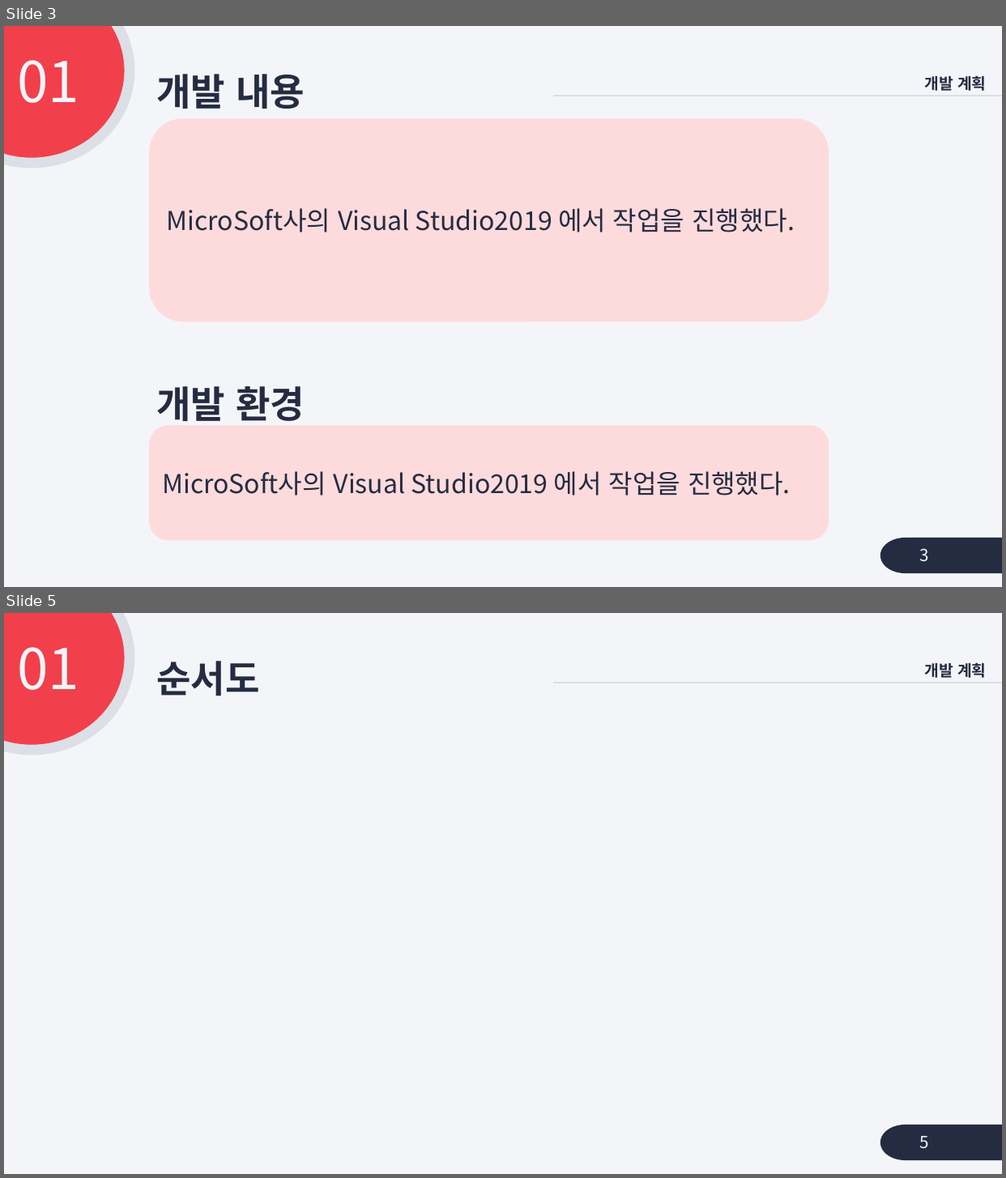
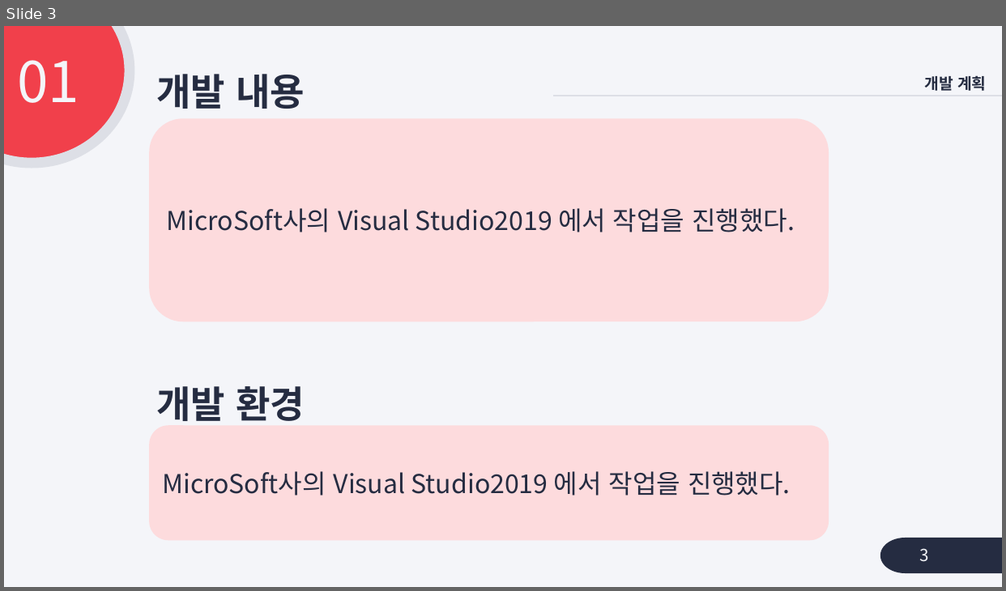
Before and after one commit to jymin0/Survival_Game, a slide deck: 최종 발표 자료.pptx. Shown one above the other, each under a label of ours: slides 3 and 5 before the commit, slide 3 after it; the slides between them are not shown. The pictures are 1006x1178 and 1006x591 pixels, drawn with LibreOffice and Linux fonts; fonts in the diff are those of the drawing. Boxes give left, top, right and bottom in pixels: in the first picture for what was removed or moved away, otherwise in the second. Text is boxed around its words. In the diff, an @@ line names an element or a change of style, - is before the commit and + after.

```diff
--- a/최종 발표 자료.pptx
+++ b/최종 발표 자료.pptx
@@ slide 5 removed at (4,613,1002,1174), background #F4F5F9; not listed: 3 template elements that a slide beside it also shows @@
@@ text removed at (17,647,79,690) @@
-01
@@ title removed at (156,661,260,696) @@
-순서도
@@ text removed at (924,662,986,678) @@
-개발 계획
@@ page number removed at (920,1136,929,1149) @@
-5
```
Also in this commit, not shown: 6 slides changed, 1 slide added, 1 other slide removed.
